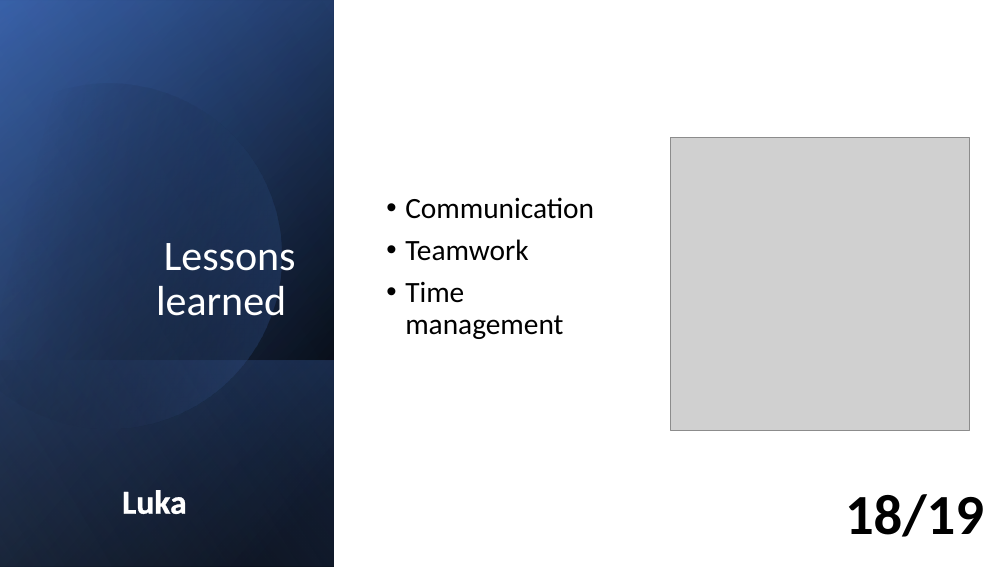
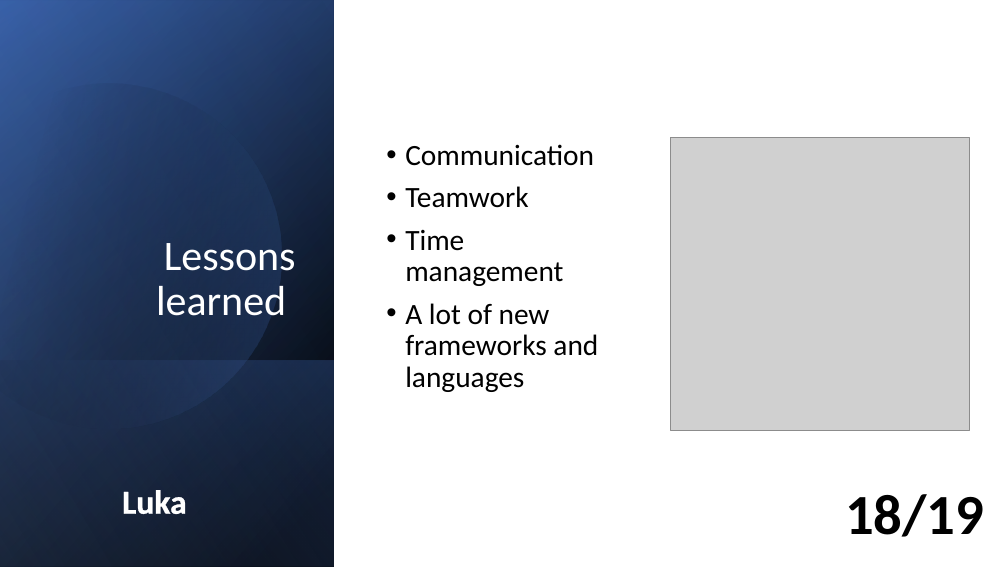
Before and after one commit to LuckyForce/ShareList, a slide deck: slide 18 of documents/T3-ShareList-Abschlusspräsentation_v1.0.pptx. Drawn at 1008x567 pixels with LibreOffice and Linux fonts; fonts in the diff are those of the drawing; grey boxes stand for pictures. Boxes give left, top, right and bottom in pixels: in the first picture for what was removed or moved away, otherwise in the second. Text is boxed around its words. In the diff, an @@ line names an element or a change of style, - is before the commit and + after.

```diff
--- a/documents/T3-ShareList-Abschlusspräsentation_v1.0.pptx
+++ b/documents/T3-ShareList-Abschlusspräsentation_v1.0.pptx
@@ text at [405, 303, 598, 392]: paragraph added @@
+• A lot of new frameworks and languages
```
Also in this commit, not shown: 5 other slides changed, 1 other file.
